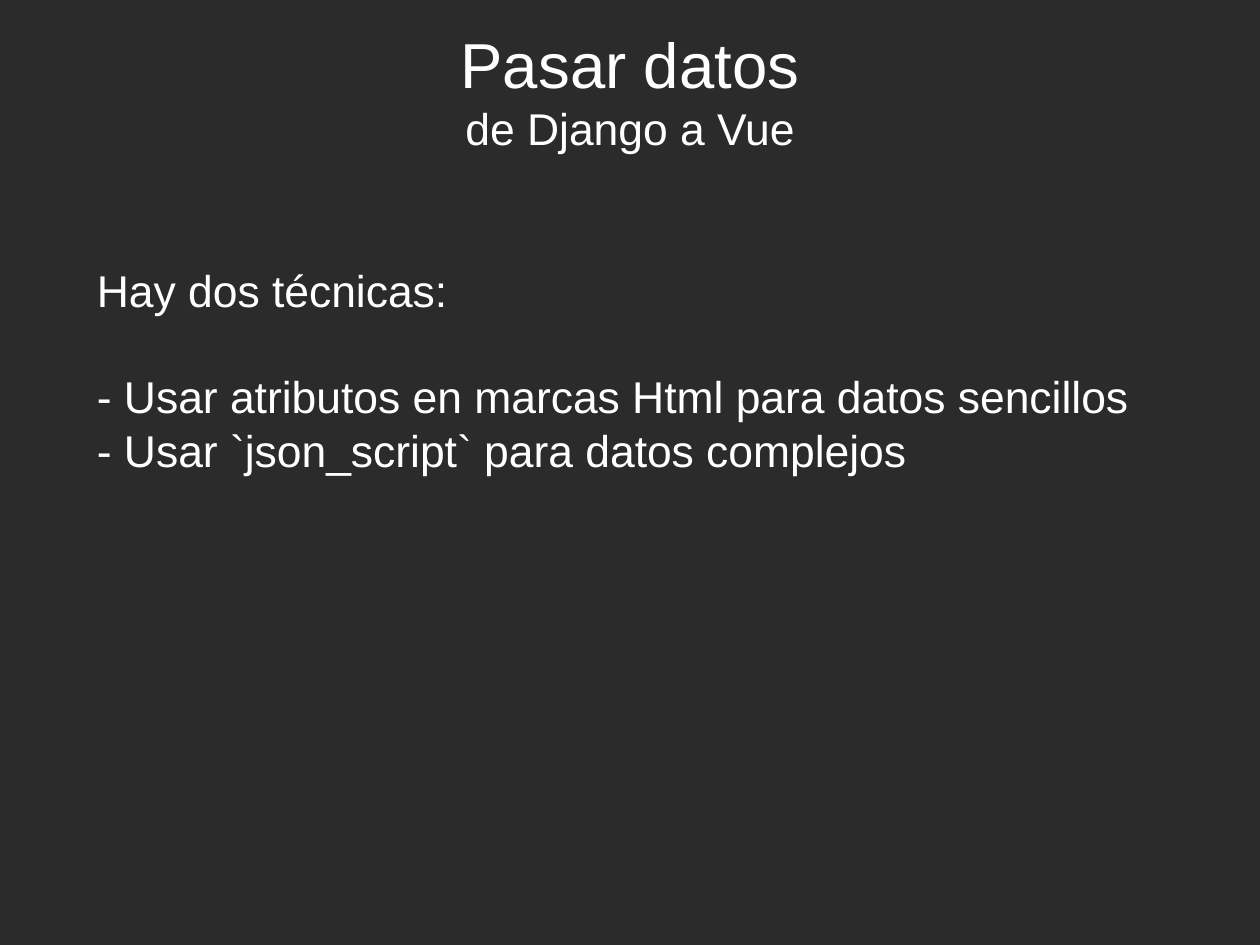
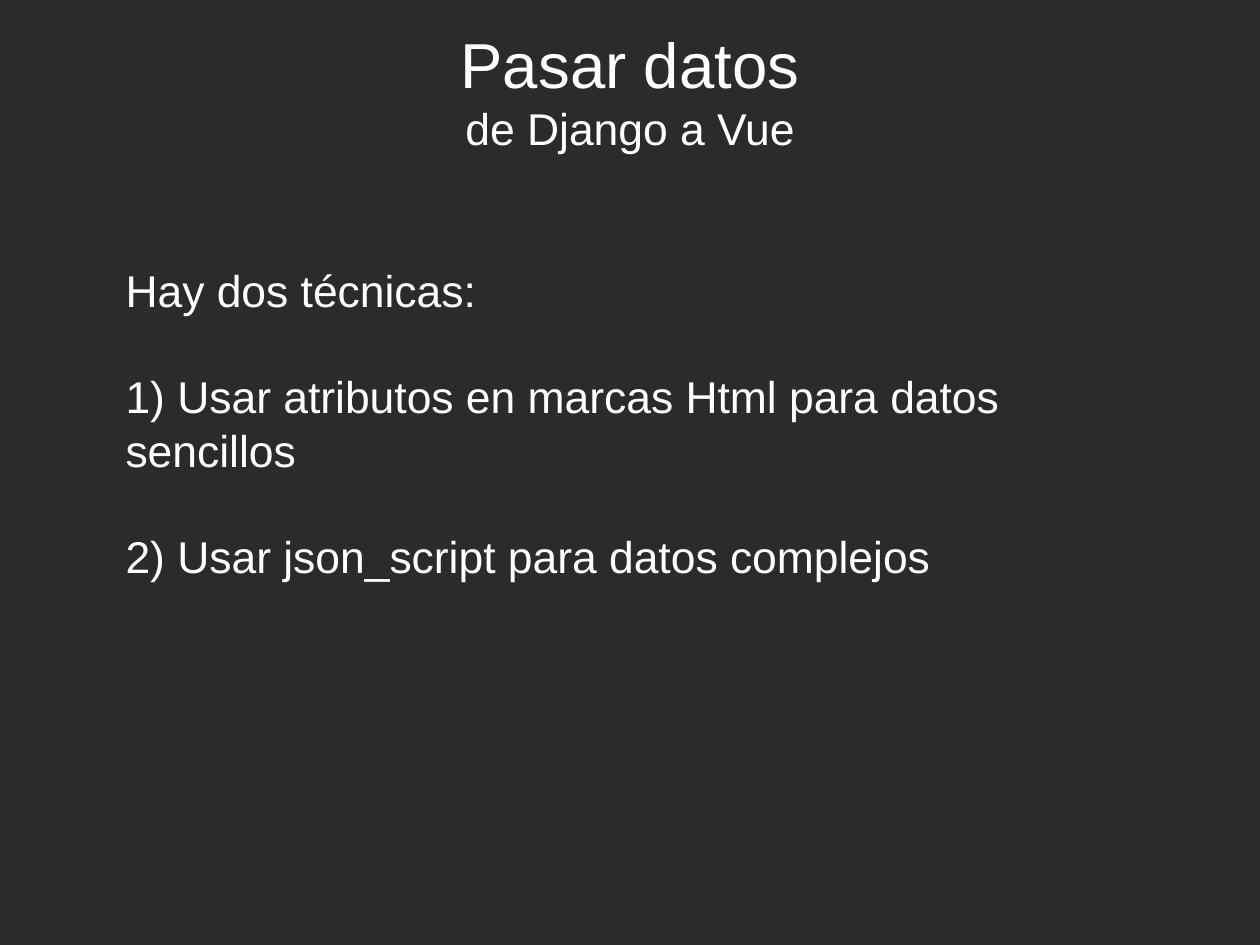
Before and after one commit to euribates/Django-Vue, a slide deck: slide 28 of presentacion/presentacion-django-vue.odp. Drawn at 1260x945 pixels with LibreOffice and Linux fonts; fonts in the diff are those of the drawing; background and template pictures are left out; a plain dark background stands for a picture behind light text. Boxes give left, top, right and bottom in pixels: in the first picture for what was removed or moved away, otherwise in the second. Text is boxed around its words. In the diff, an @@ line names an element or a change of style, - is before the commit and + after.

```diff
--- a/presentacion/presentacion-django-vue.odp
+++ b/presentacion/presentacion-django-vue.odp
@@ text "Hay dos técnicas:": place and size @@
-text "Hay dos técnicas:" at [97, 274, 1128, 476]
+text "Hay dos técnicas:" at [126, 274, 999, 583]
@@ text at [126, 380, 999, 583]: text changed @@
-- Usar atributos en marcas Html para datos sencillos
-- Usar `json_script` para datos complejos
+1) Usar atributos en marcas Html para datos sencillos
+2) Usar json_script para datos complejos
```
Also in this commit, not shown: 2 other slides changed, 9 slides added, 1 other file.
